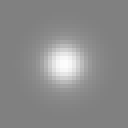
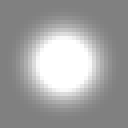
Layers edited between the first and the second w=128, h=128 image:
added layer "Base" above "Layer" over [8, 8, 120, 120]
hid "Layer" over [32, 32, 96, 96]
hid "starmask.png" over [12, 8, 120, 120]
